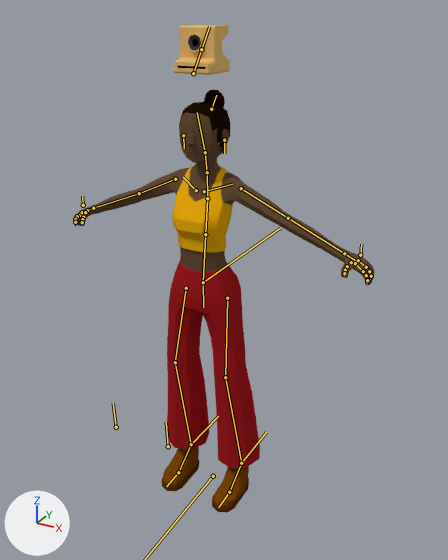
The Blender file Documentacao/Personagens/Joana/joana.blend, before and after one commit.
Camera for both pictures: a 50 mm lens placed at (1.152, -1.992, 2.012), pointed at (0.073, -0.031, 1.031). The lights are fixed; the arrows at lower left show +X, +Y and +Z. The bones that bend it are drawn over the model as lines.

The first picture shows 'Joana'.
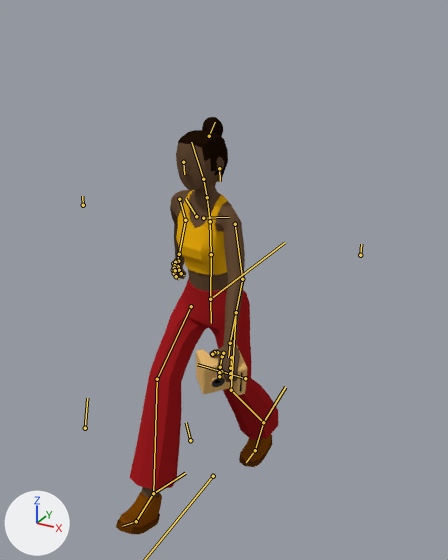
The newer file adds an action. The first version stands in its rest pose; the second is drawn at frame 1 of the action 'PoseLib'.

The change in detail:
Bone 'MASTER' (bone_master) moves from (0.0, 0.0, 0.0) to (0.0, 0.058, -0.098).
Bone 'Belly' (bone_belly) turns from (0, 0, 0) to (5, 0, 0) degrees about its own x, y and z.
Bone 'Chest' (bone_chest) turns from (0, 0, 0) to (5, -9, -1) degrees about its own x, y and z.
Bone 'Neck' (bone_neck) turns from (0, 0, 0) to (-6, 0, 1) degrees about its own x, y and z.
Bone 'Clavicle.L' (bone_clavicle_l) turns from (0, 0, 0) to (-4, 0, -17) degrees about its own x, y and z.
Bone 'Arm.L' (bone_arm_l) turns from (0, 0, 0) to (-30, 15, -22) degrees about its own x, y and z.
Bone 'Forearm.L' (bone_forearm_l) turns from (0, 0, 0) to (4, -5, -13) degrees about its own x, y and z.
Bone 'Camera' (bone_camera) moves from (0.0, 0.0, 0.0) to (0.62, -0.436, -0.537).
Bone 'Camera' (bone_camera) turns from (0, 0, 0) to (65, -45, 101) degrees about its own x, y and z.
Bone 'Clavicle.R' (bone_clavicle_r) turns from (0, 0, 0) to (5, -8, 1) degrees about its own x, y and z.
Bone 'Arm.R' (bone_arm_r) turns from (0, 0, 0) to (-24, 15, -44) degrees about its own x, y and z.
Bone 'Forearm.R' (bone_forearm_r) turns from (0, 0, 0) to (-18, 3, 4) degrees about its own x, y and z.
Bone 'Hand.R' (bone_hand_r) turns from (0, 0, 0) to (-8, -25, 13) degrees about its own x, y and z.
Bone 'Leg.L' (bone_leg_l) moves from (0.0, 0.0, 0.0) to (-0.001, -0.003, 0.018).
Bone 'Toes.L' (bone_toes_l) turns from (0, 0, 0) to (-17, 0, 0) degrees about its own x, y and z.
Bone 'Leg.R' (bone_leg_r) moves from (0.0, 0.0, 0.0) to (-0.001, 0.004, -0.023).
Bone 'Leg.R' (bone_leg_r) turns from (0, 0, 0) to (99, 1, -8) degrees about its own x, y and z.
Bone 'Toes.R' (bone_toes_r) turns from (0, 0, 0) to (-17, 0, 0) degrees about its own x, y and z.
Bone 'IKLegCtr.L' (bone_iklegctr_l) moves from (0.0, 0.0, 0.0) to (-0.024, 0.284, 0.034).
Bone 'IKLegCtr.L' (bone_iklegctr_l) turns from (0, 0, 0) to (14, 0, 0) degrees about its own x, y and z.
Bone 'IKLegCtrl.R' (bone_iklegctrl_r) moves from (0.0, 0.0, 0.0) to (0.023, -0.343, -0.017).
Bone 'IKLegCtrl.R' (bone_iklegctrl_r) turns from (0, 0, 0) to (-17, 0, 0) degrees about its own x, y and z.

Where the change shows, as pixel boxes (x1, y1, x2, y2) in the pictures (448 x 560 px):
'Joana', posed (46% narrower, 14% shorter): before (74, 25, 374, 513); after (116, 117, 278, 535)
bone 'MASTER', root to tip: before (203, 282) to (281, 227); after (210, 299) to (285, 242)
bone 'Belly', root to tip: before (203, 282) to (205, 234); after (210, 299) to (211, 254)
bone 'Chest', root to tip: before (205, 234) to (207, 198); after (211, 254) to (210, 221)
bone 'Neck', root to tip: before (207, 172) to (205, 152); after (207, 197) to (203, 179)
bone 'Clavicle.L', root to tip: before (204, 191) to (232, 184); after (203, 218) to (229, 217)
bone 'Arm.L', root to tip: before (241, 188) to (288, 218); after (235, 224) to (242, 279)
bone 'Forearm.L', root to tip: before (288, 218) to (344, 253); after (242, 279) to (230, 343)
bone 'Camera', root to tip: before (193, 73) to (201, 49); after (245, 378) to (221, 371)
bone 'Clavicle.R', root to tip: before (196, 190) to (183, 177); after (196, 216) to (185, 198)
bone 'Arm.R', root to tip: before (175, 179) to (139, 193); after (179, 199) to (185, 220)
bone 'Forearm.R', root to tip: before (139, 193) to (93, 208); after (185, 220) to (179, 254)
bone 'Hand.R', root to tip: before (93, 208) to (85, 211); after (179, 254) to (177, 261)
bone 'Leg.L', root to tip: before (227, 298) to (225, 377); after (236, 312) to (231, 390)
bone 'Toes.L', root to tip: before (229, 492) to (218, 507); after (255, 450) to (246, 462)
bone 'Leg.R', root to tip: before (186, 288) to (175, 362); after (191, 306) to (157, 379)
bone 'Toes.R', root to tip: before (178, 472) to (166, 486); after (136, 521) to (122, 526)
bone 'IKLegCtr.L', root to tip: before (241, 463) to (266, 432); after (263, 422) to (285, 387)
bone 'IKLegCtrl.R', root to tip: before (191, 444) to (218, 416); after (153, 493) to (185, 473)
